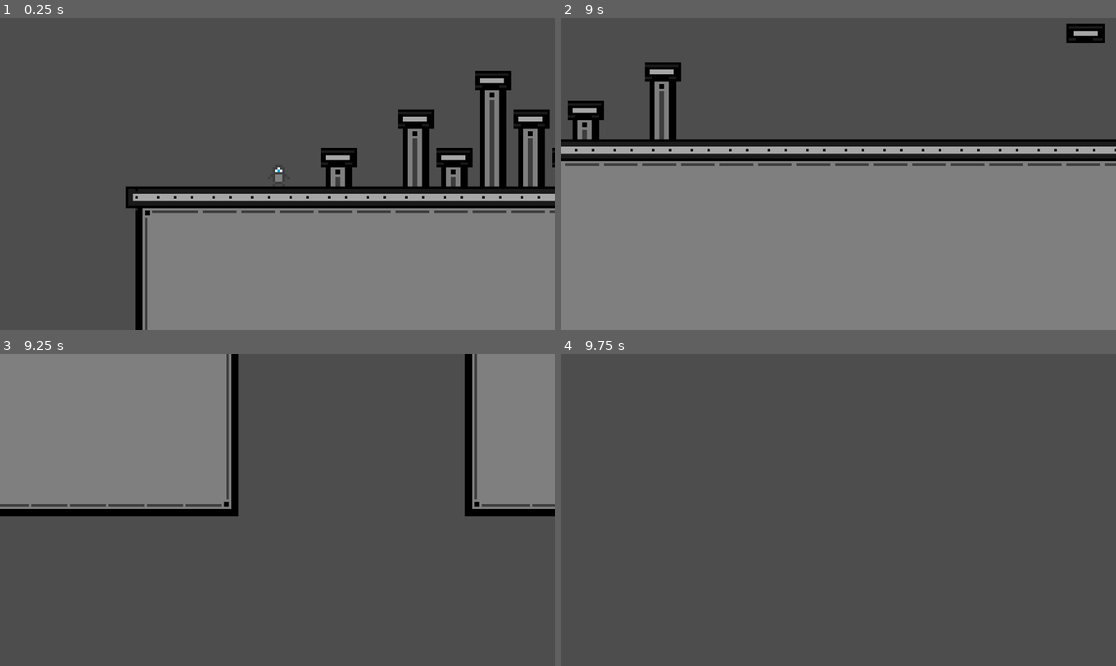
Above: before the commit, frames 1-4 (two rows, left to right).
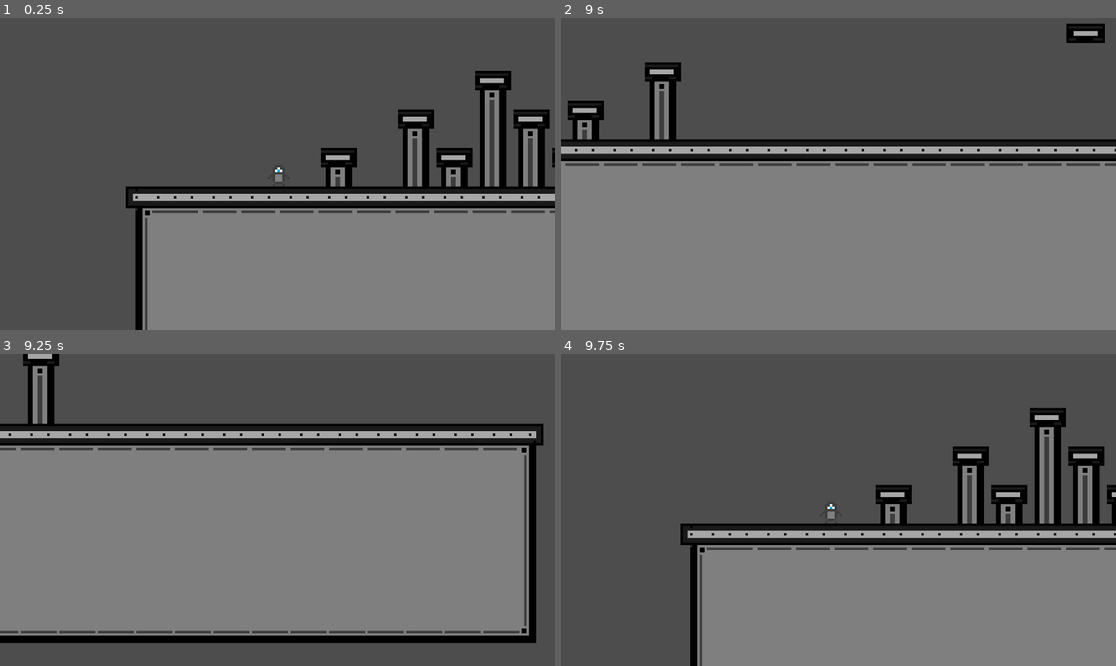
Above: after the commit, the same moments.

Repository: danieljlowry/Needle_Of_Time
Game: Godot game, scene res://assets/scenes/areas/area_1.tscn
Same seed, same stepped clock (60 frames per second), same inputs: the game is played once before the commit and once after it.
Inputs:
- Up to frame 1 (0.25 s): no input
- Up to frame 2 (9 s): hold D (move_right) 0.53-2.03 s; tap E (switch_scene) every 0.75 s from 0.6 to 8.85 s; tap Space (jump) at 0.77, 1.52, 3.02, 3.77, 4.52, 6.02, 6.77, 7.52 s; hold A (move_left) 2.03-2.78 s; hold D (move_right) 2.78-4.28 s; hold A (move_left) 4.28-5.03 s; hold D (move_right) 5.03-5.78 s; hold A (move_left) 5.78-7.28 s; hold D (move_right) from 7.28 s (still down)
- Up to frame 3 (9.25 s): keep holding D (move_right); tap Space (jump) at 9.02 s
- Up to frame 4 (9.75 s): release D (move_right) at 9.53 s; hold A (move_left) from 9.53 s (still down); tap E (switch_scene) at 9.6 s

Frames 1-2 are identical in both runs. In frame 3, 71% of the frame differs, in the area x 0-100%, y 0-93%; in frame 4, 40%.

Commit message:
Bug fix: Player position not resetting to beginning of level if dead
- Player's position now always resets to the beginning of the level (regardless of which version).

- Create group "player" in both present and past versions of level 1
(Player Node > Node tab > Groups)

Diff:
--- a/assets/scenes/areas/area_1.tscn
+++ b/assets/scenes/areas/area_1.tscn
@@ -85,7 +85,7 @@
 tile_map_data = PackedByteArray("AAD8/wAACAAAAAAAAAD9/wAACAABAAAAAAD+/wAACAABAAAAAAD//wAACAABAAAAAAAAAAAACAABAAAAAAABAA …(3568 unchanged characters)…
 tile_set = SubResource("TileSet_yyir1")
 
-[node name="Player" parent="." instance=ExtResource("2_sr7qv")]
+[node name="Player" parent="." groups=["player"] instance=ExtResource("2_sr7qv")]
 position = Vector2(0, -1)
 
 [node name="Killzone" parent="." instance=ExtResource("3_sr7qv")]
--- a/assets/scenes/areas/area_1_past.tscn
+++ b/assets/scenes/areas/area_1_past.tscn
@@ -64,7 +64,7 @@
 tile_map_data = PackedByteArray("AAAAAAAAAAABAAAAAAD//wAAAAABAAAAAAD+/wAAAAABAAAAAAD9/wAAAAABAAAAAAD8/wAAAAAAAAAAAAABAA …(2992 unchanged characters)…
 tile_set = SubResource("TileSet_l7k0u")
 
-[node name="Player" parent="." instance=ExtResource("2_j12mx")]
+[node name="Player" parent="." groups=["player"] instance=ExtResource("2_j12mx")]
 
 [node name="Area2D" parent="." instance=ExtResource("3_rqnlu")]
 position = Vector2(319, 113)
--- a/assets/scripts/GameState.gd
+++ b/assets/scripts/GameState.gd
@@ -2,4 +2,6 @@
 
 var player_position = Vector2.ZERO
 var player_velocity = Vector2.ZERO
+var player_spawn_position = Vector2.ZERO
+
 var current_scene = "res://assets/scenes/areas/area_1_past.tscn"
--- a/assets/scripts/killzone.gd
+++ b/assets/scripts/killzone.gd
@@ -4,9 +4,13 @@
 @onready var timer = $Timer
 
 func _on_body_entered(body):
- print("You Died!")
- timer.start()
+	# Ensures that killzone is only triggered by the player
+	# Player > Node tab on the right > groups (for future context)
+	if body.is_in_group("player"):
+		print("You Died!")
 
+		# Reset the player's position in level
+		body.global_position = GameState.player_spawn_position
 
 func _on_timer_timeout():
- get_tree().reload_current_scene()
+	get_tree().reload_current_scene()
--- a/assets/scripts/player_controller.gd
+++ b/assets/scripts/player_controller.gd
@@ -8,6 +8,10 @@
 var direction = 0
 #const SPEED = 300.0
 #const JUMP_VELOCITY = -400.0
+
+# ==================================================================================================
+# BASIC MOVEMENT FUNCTION
+# ==================================================================================================
 
 
 func _physics_process(delta: float) -> void:
@@ -30,23 +34,31 @@
 	move_and_slide()
 
 
+# ==================================================================================================
+# SWITCH SCENE FUNCTIONALITY
+# ==================================================================================================
 
 func  _process(delta):
 	if Input.is_action_just_pressed("switch_scene"):
 		switch_scene()
 
 func switch_scene():
+
+	# Get player's position & velocity
 	GameState.player_position = global_position
 	GameState.player_velocity = velocity
 
+	# Case 1: Scene 1 (Present) --> Scene 2 (Past)
 	if GameState.current_scene == "res://assets/scenes/areas/area_1.tscn":
 		print("Traveling to the Past!")
 		GameState.current_scene = "res://assets/scenes/areas/area_1_past.tscn"
+	# Case 2: Scene 2 (Past) --> Scene 1 (Present)
 	else:
 		print("Traveling back to the Present!")
 		GameState.current_scene = "res://assets/scenes/areas/area_1.tscn"
 	get_tree().change_scene_to_file(GameState.current_scene)
 
 func _ready():
+	GameState.player_spawn_position = global_position # Gets player's spawn position & assigns it to global
 	global_position = GameState.player_position
 	velocity = GameState.player_velocity
